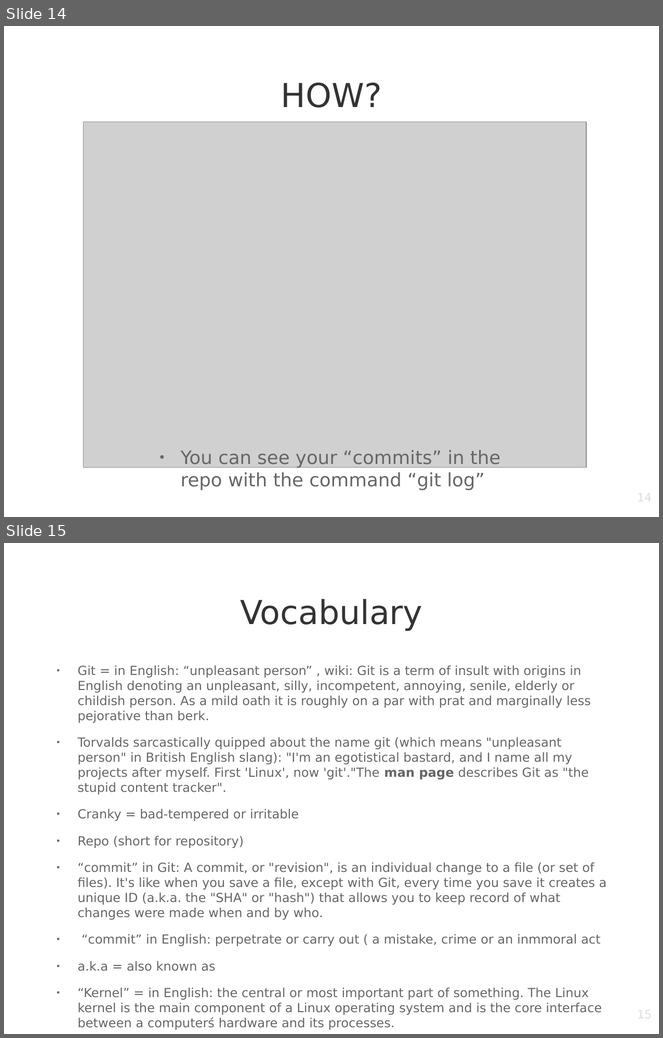
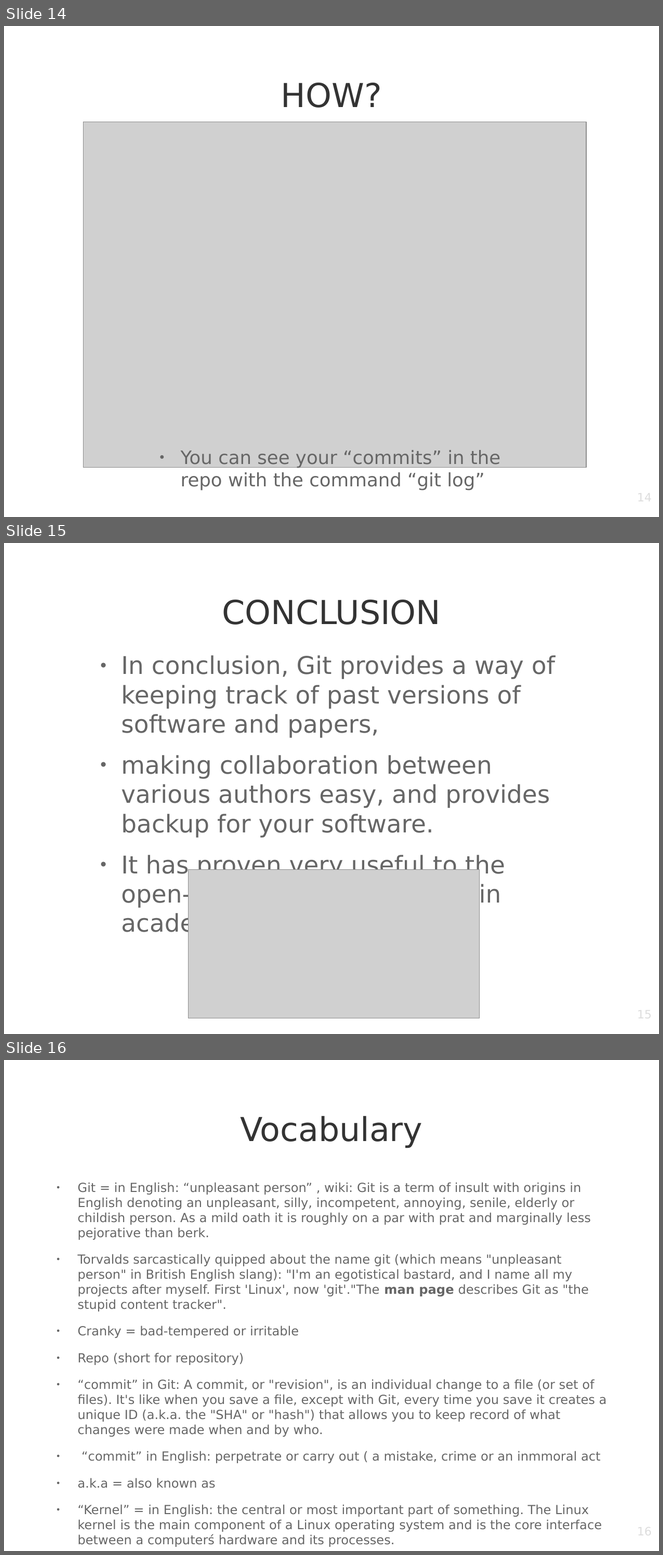
Before and after one commit to jpdibacco/ATI_english_presentation, a slide deck: presentation.odp. Shown one above the other, each under a label of ours: slides 14 and 15 before the commit, slides 14, 15 and 16 after it. The pictures are 663x1038 and 663x1555 pixels, drawn with LibreOffice and Linux fonts; fonts in the diff are those of the drawing; grey boxes stand for pictures; background and template pictures are left out. Boxes give left, top, right and bottom in pixels: in the first picture for what was removed or moved away, otherwise in the second. Text is boxed around its words. In the diff, an @@ line names an element or a change of style, - is before the commit and + after.

Commit message:
ups... added conclusion, time to sleep

```diff
--- a/presentation.odp
+++ b/presentation.odp
@@ slide 15 added at (4, 543, 659, 1034), background picture (left out) @@
@@ title added at (222, 600, 441, 625), 40 pt, text #333333 @@
+CONCLUSION
@@ text added at (121, 655, 555, 938), 29.6 pt, text #666666 @@
+● In conclusion, Git provides a way of keeping track of past versions of software and papers,
+● making collaboration between various authors easy, and provides backup for your software.
+● It has proven very useful to the open-source community and in academia as well.
@@ picture added at (188, 870, 480, 1019) @@
@@ page number added at (500, 1008, 652, 1034), 14 pt, text #DDDDDD @@
+15
@@ what was slide 15 is now slide 16 @@
@@ page number at (500, 1525, 652, 1551): text changed @@
-15
+16
```
Also in this commit, not shown: 2 other files.
